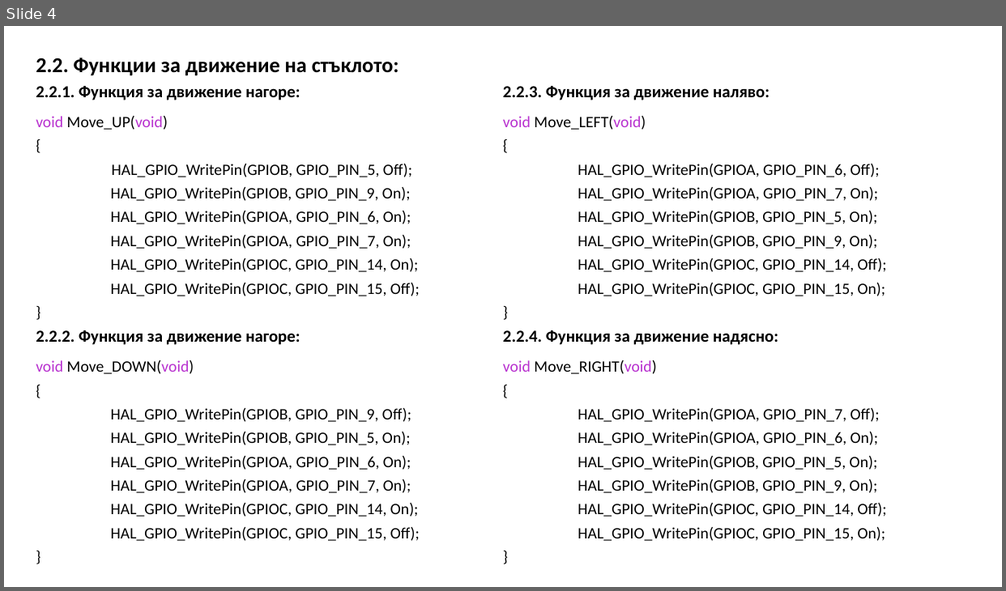
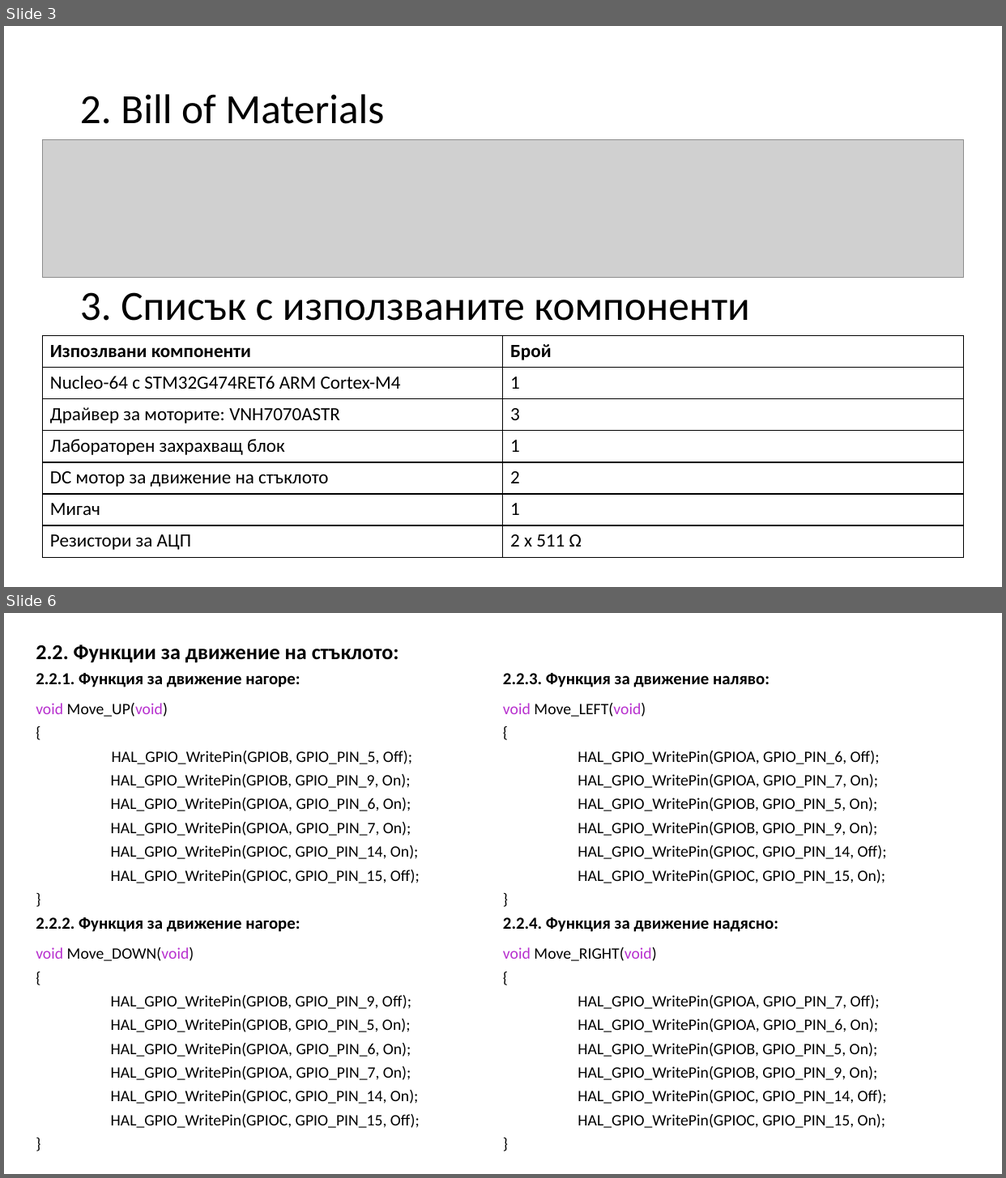
Before and after one commit to AlPagkou/EMZ-Project, a slide deck: ЕМЗ Проект.pptx. Shown one above the other, each under a label of ours: slide 4 before the commit, slides 3 and 6 after it; the slides between them are not shown. The pictures are 1006x591 and 1006x1178 pixels, drawn with LibreOffice and Linux fonts; fonts in the diff are those of the drawing; grey boxes stand for pictures. Boxes give left, top, right and bottom in pixels: in the first picture for what was removed or moved away, otherwise in the second. Text is boxed around its words. In the diff, an @@ line names an element or a change of style, - is before the commit and + after.

```diff
--- a/ЕМЗ Проект.pptx
+++ b/ЕМЗ Проект.pptx
@@ slide 3 added at (4, 26, 1002, 587), background #FFFFFF @@
@@ title added at (80, 94, 384, 124), 40 pt, text #000000 @@
+2. Bill of Materials
@@ picture added at (43, 139, 964, 278) @@
@@ text added at (80, 292, 749, 321), 40 pt, text #000000 @@
+3. Списък с използваните компоненти
@@ table added at (43, 336, 964, 557), 7 rows, 2 columns @@
+Изпозлвани компоненти | Брой
+Nucleo-64 с STM32G474RET6 ARM Cortex-M4 | 1
+Драйвер за моторите: VNH7070ASTR | 3
+Лабораторен захрахващ блок | 1
+DC мотор за движение на стъклото | 2
+Мигач | 1
+Резистори за АЦП | 2 х 511 Ω
@@ what was slide 4 is now slide 6 @@
```
Also in this commit, not shown: 5 slides changed, 1 other slide added, 3 other files.
